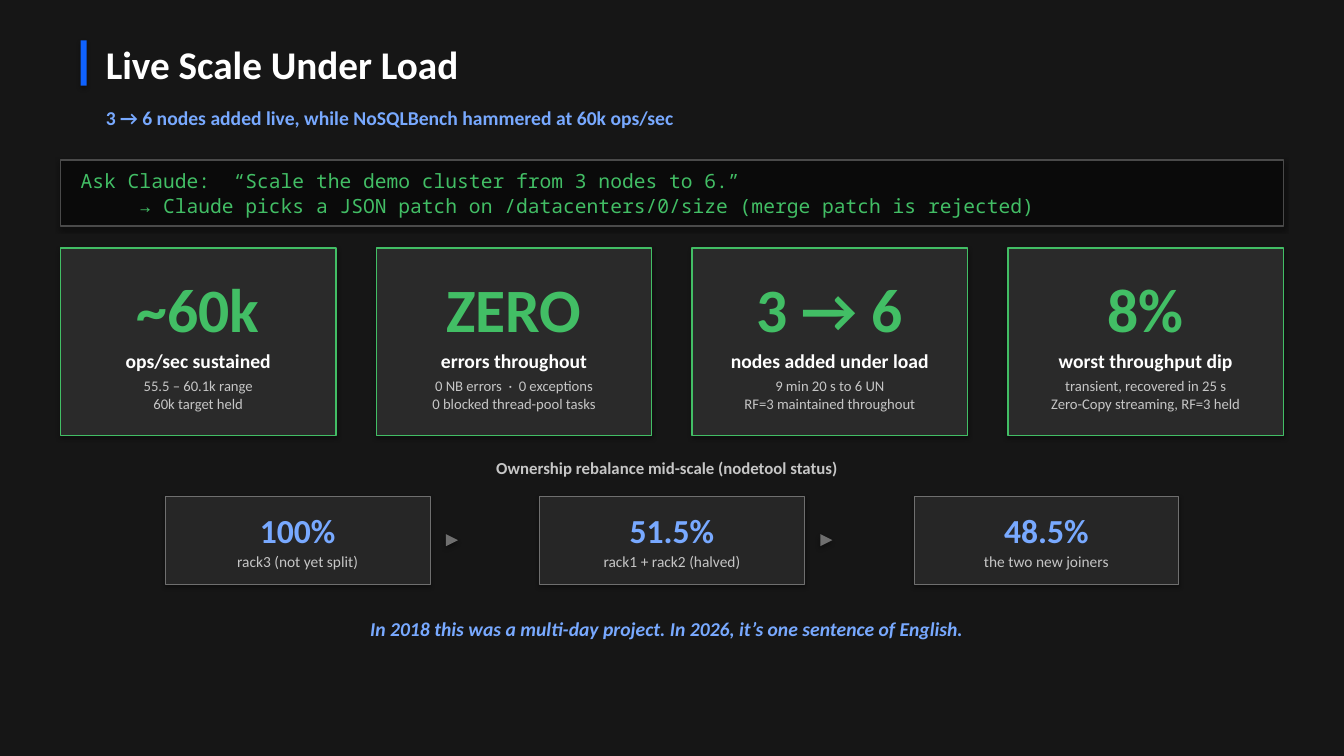
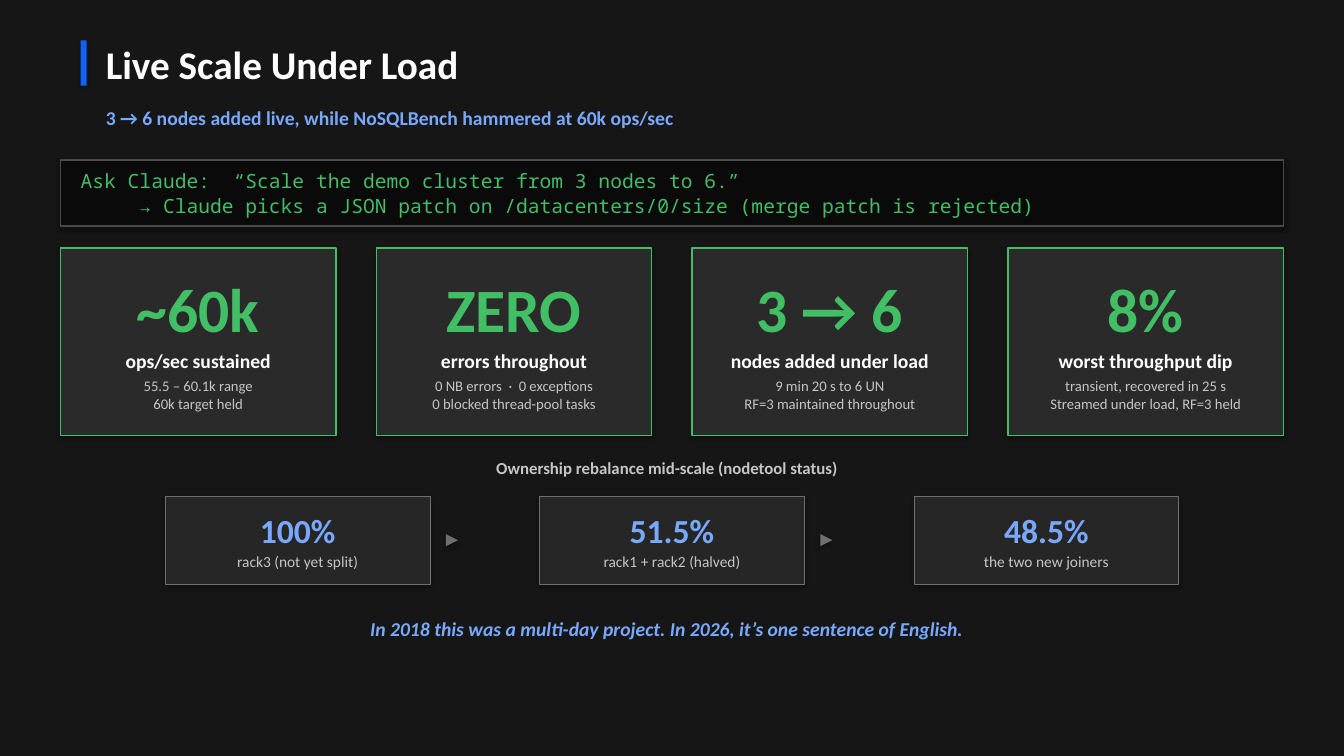
Before and after one commit to jamesc127/k8ssandra-mcp-workshop, a slide deck: slide 13 of k8ssandra-reference-architecture.pptx. Drawn at 1344x756 pixels with LibreOffice and Linux fonts; fonts in the diff are those of the drawing. Boxes give left, top, right and bottom in pixels: in the first picture for what was removed or moved away, otherwise in the second. Text is boxed around its words. In the diff, an @@ line names an element or a change of style, - is before the commit and + after.

```diff
--- a/k8ssandra-reference-architecture.pptx
+++ b/k8ssandra-reference-architecture.pptx
@@ text in rectangle at (x1=1050, y1=399, x2=1241, y2=411): text changed @@
-Zero-Copy streaming, RF=3 held
+Streamed under load, RF=3 held
```
Also in this commit, not shown: 13 other slides changed, 1 slide removed.
